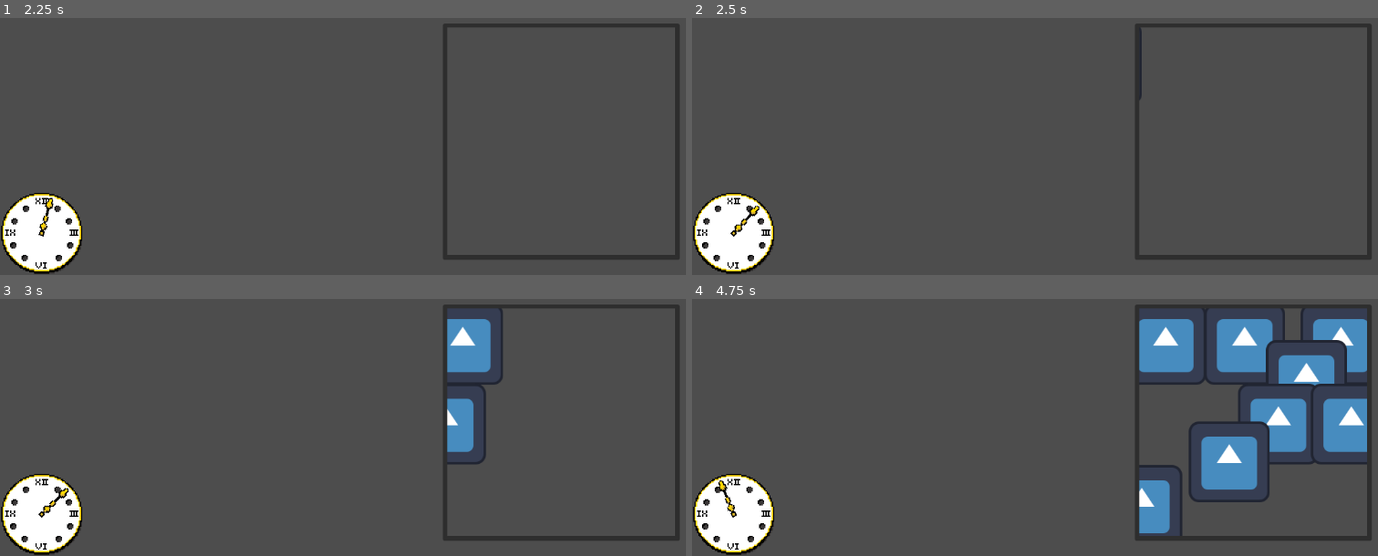
Above: before the commit, frames 1-4 (two rows, left to right).
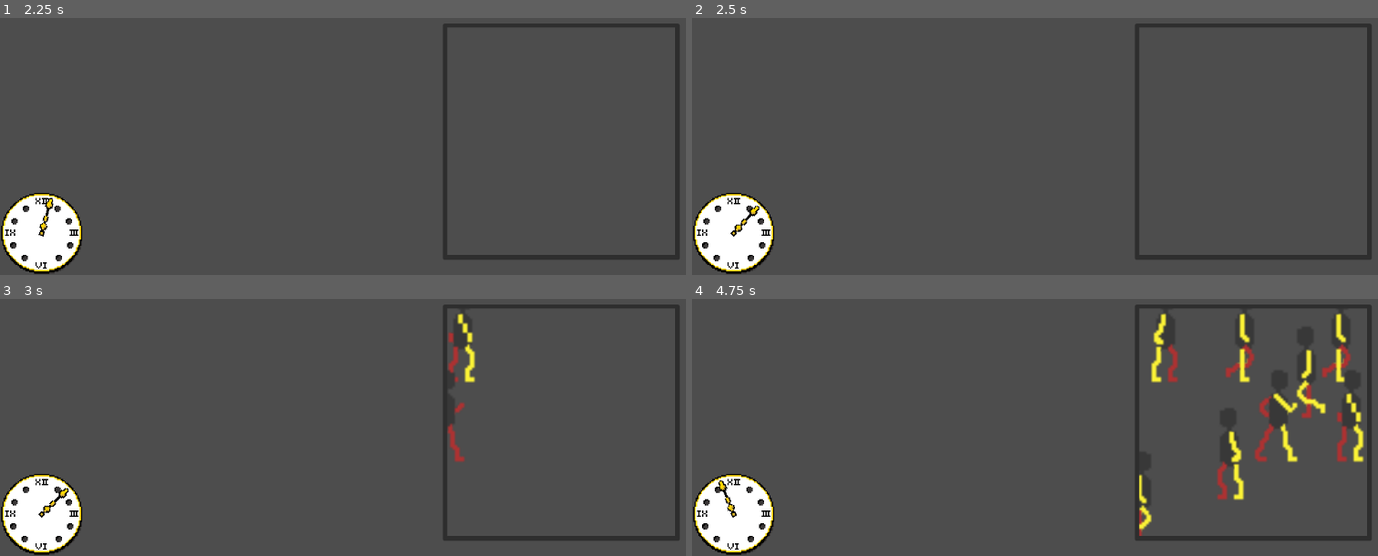
Above: after the commit, the same moments.

Repository: duckingg/GMTK-Heavenly-office
Game: Godot game, scene res://Assets/main.tscn
Same seed, same stepped clock (60 frames per second), same inputs: the game is played once before the commit and once after it. The engine's default icon, where the game draws it, is replaced by a stand-in: a white triangle on a blue panel in a dark square.
Inputs (mouse positions are in pixels of both pictures, inside the frame that each line leads up to):
- Up to frame 1 (2.25 s): tap Enter (ui_accept) at 0.5, 0.77, 1.52 s; move the mouse to (521, 48) at 0.52 s; hold Up (ui_up) 0.53-1.28 s; click (521, 48) at 0.67 s; move the mouse to (274, 64) at 1.27 s; hold Down (ui_down) 1.28-2.03 s; click (274, 64) at 1.42 s; move the mouse to (322, 64) at 2.02 s; hold Up (ui_up) from 2.03 s (still down); click (322, 64) at 2.17 s
- Up to frame 2 (2.5 s): keep holding Up (ui_up)
- Up to frame 3 (3 s): keep holding Up (ui_up); move the mouse to (294, 345) at 2.77 s; click (294, 345) at 2.92 s
- Up to frame 4 (4.75 s): tap Enter (ui_accept) at 3.02, 3.77, 4.52 s; move the mouse to (959, 345) at 3.52 s; release Up (ui_up) at 3.53 s; hold Down (ui_down) from 3.53 s (still down); click (959, 345) at 3.67 s; move the mouse to (925, 345) at 4.27 s; click (925, 345) at 4.42 s

Frame 1 is identical in both runs. In frame 2, 0.1% of the frame differs, in the area x 65-66%, y 3-32%; in frame 3, 2.7%; in frame 4, 14%, in the area x 65-99%, y 3-93%.

Commit message:
Mini player DEMO art
THe mini game player walk animation demo art ready

Diff:
--- a/Assets/person.tscn
+++ b/Assets/person.tscn
@@ -1,8 +1,57 @@
 [gd_scene format=3 uid="uid://dh04ycfigyrdw"]
 
 [ext_resource type="Script" uid="uid://dw0fv3wivtkh6" path="res://Scripts/person.gd" id="1_0uymv"]
-[ext_resource type="Texture2D" uid="uid://c358y8ffhdofm" path="res://icon.svg" id="2_gkp17"]
+[ext_resource type="Texture2D" uid="uid://bjv7wyon2wtx3" path="res://Sprites/mini Character DEMO-Sheet.png" id="2_0uymv"]
 
+[sub_resource type="AtlasTexture" id="AtlasTexture_gkp17"]
+atlas = ExtResource("2_0uymv")
+region = Rect2(0, 0, 64, 64)
+
+[sub_resource type="AtlasTexture" id="AtlasTexture_j6m6x"]
+atlas = ExtResource("2_0uymv")
+region = Rect2(64, 0, 64, 64)
+
+[sub_resource type="AtlasTexture" id="AtlasTexture_3ku8q"]
+atlas = ExtResource("2_0uymv")
+region = Rect2(128, 0, 64, 64)
+
+[sub_resource type="AtlasTexture" id="AtlasTexture_pcw58"]
+atlas = ExtResource("2_0uymv")
+region = Rect2(192, 0, 64, 64)
+
+[sub_resource type="AtlasTexture" id="AtlasTexture_rmi2v"]
+atlas = ExtResource("2_0uymv")
+region = Rect2(256, 0, 64, 64)
+
+[sub_resource type="AtlasTexture" id="AtlasTexture_7ev5i"]
+atlas = ExtResource("2_0uymv")
+region = Rect2(320, 0, 64, 64)
+
+[sub_resource type="SpriteFrames" id="SpriteFrames_umaym"]
+animations = [{
+"frames": [{
+"duration": 1.0,
+"texture": SubResource("AtlasTexture_gkp17")
+}, {
+"duration": 1.0,
+"texture": SubResource("AtlasTexture_j6m6x")
+}, {
+"duration": 1.0,
+"texture": SubResource("AtlasTexture_3ku8q")
+}, {
+"duration": 1.0,
+"texture": SubResource("AtlasTexture_pcw58")
+}, {
+"duration": 1.0,
+"texture": SubResource("AtlasTexture_rmi2v")
+}, {
+"duration": 1.0,
+"texture": SubResource("AtlasTexture_7ev5i")
+}],
+"loop": true,
+"name": &"new_animation",
+"speed": 5.0
+}]
 
 [sub_resource type="RectangleShape2D" id="RectangleShape2D_j6m6x"]
 size = Vector2(126, 127)
@@ -10,8 +59,12 @@
 [node name="Person" type="Node2D" unique_id=421213657]
 script = ExtResource("1_0uymv")
 
-[node name="Sprite2D" type="Sprite2D" parent="." unique_id=346171028]
-texture = ExtResource("2_gkp17")
+[node name="Sprite2D" type="AnimatedSprite2D" parent="." unique_id=1178599269]
+scale = Vector2(3.7, 3.7)
+sprite_frames = SubResource("SpriteFrames_umaym")
+animation = &"new_animation"
+autoplay = "new_animation"
+frame_progress = 0.39615175
 
 [node name="Area2D" type="Area2D" parent="." unique_id=1025528037]
 
--- a/Scripts/person.gd
+++ b/Scripts/person.gd
@@ -14,6 +14,7 @@
 		$".".position.x += delta * speed * 100
 	elif direction == "R-L":
 		$".".position.x -= delta * speed * 100
+		$Sprite2D.flip_h = true
 
 
 func _on_area_2d_input_event(viewport: Node, event: InputEvent, shape_idx: int) -> void:
--- a/project.godot
+++ b/project.godot
@@ -21,5 +21,6 @@
 
 [rendering]
 
+textures/canvas_textures/default_texture_filter=0
 rendering_device/driver.windows="d3d12"
 renderer/rendering_method="mobile"
Binary file removed: Sprites/Clock.png
Binary file added: Sprites/mini Character DEMO-Sheet.png
Not shown, changed: Sprites/mini Character DEMO-Sheet.png.import
